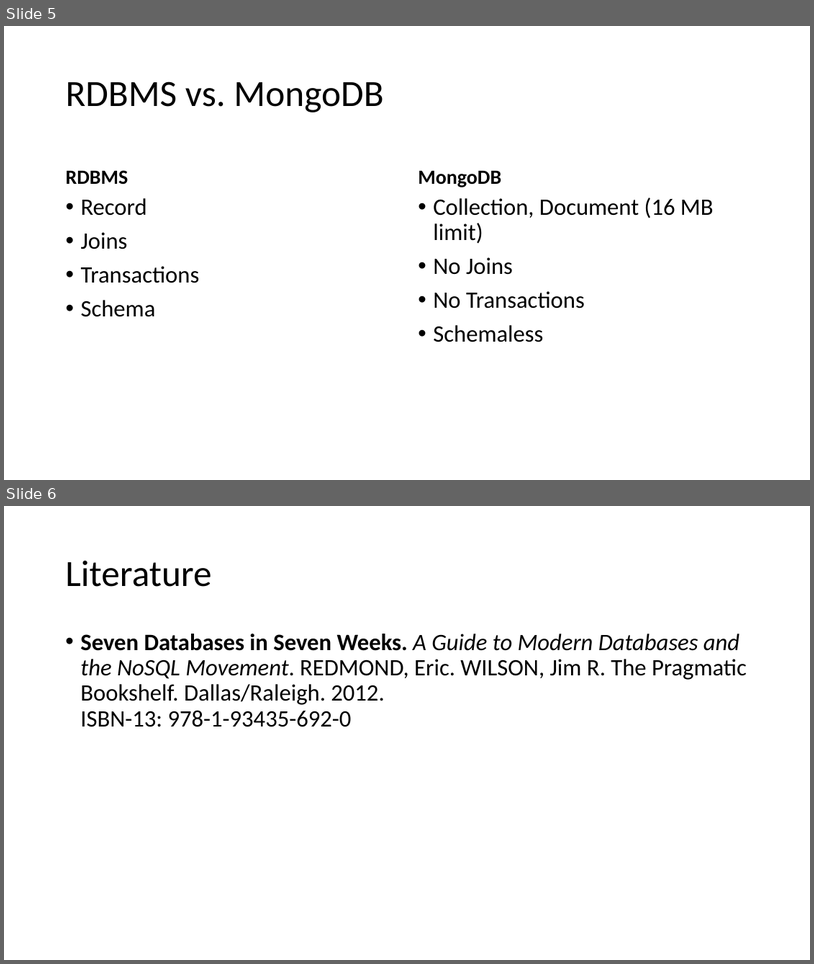
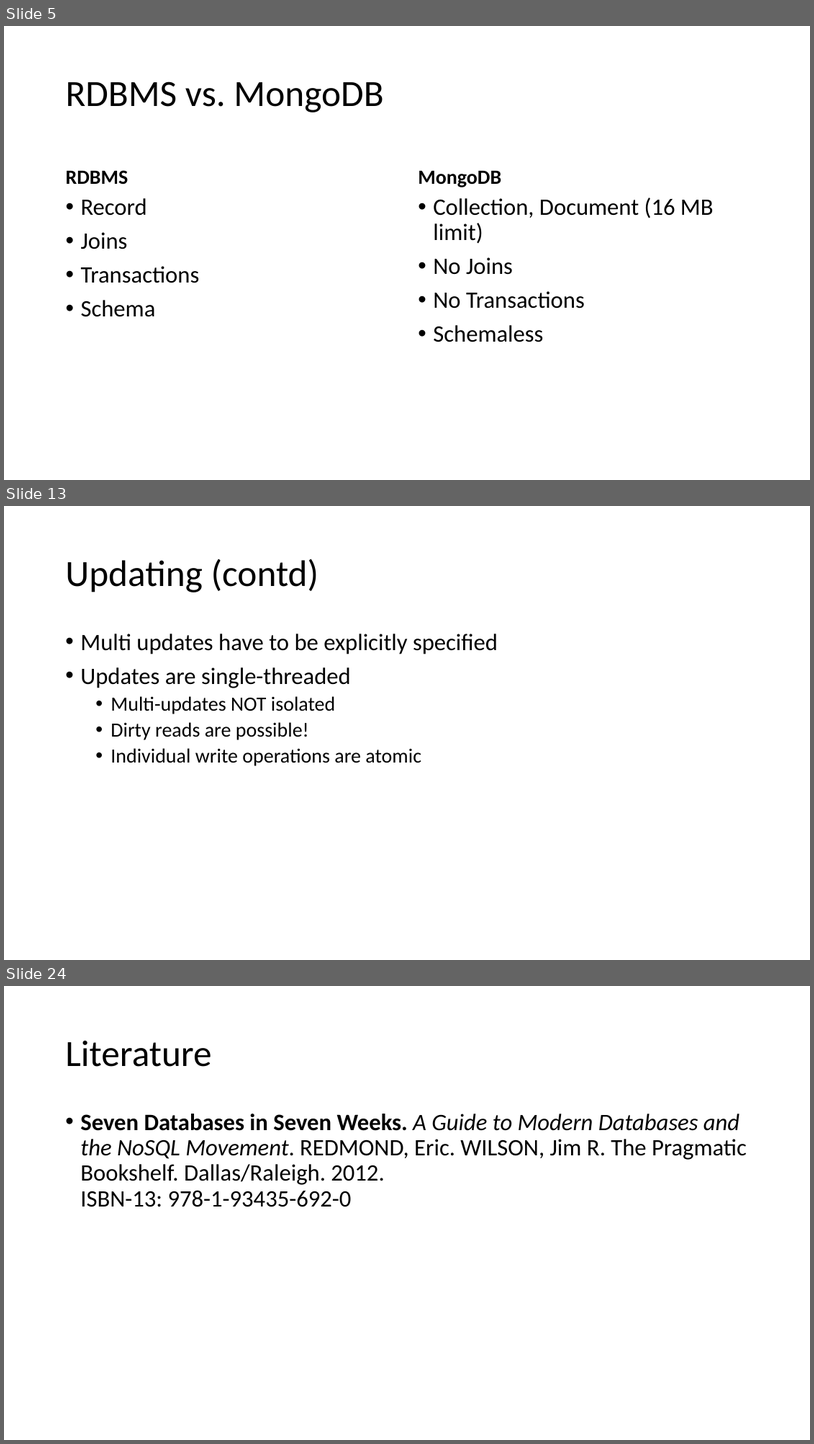
Before and after one commit to tiefenauer/m101j, a slide deck: m101j.pptx. Shown one above the other, each under a label of ours: slides 5 and 6 before the commit, slides 5, 13 and 24 after it; the slides between them are not shown. The pictures are 814x964 and 814x1444 pixels, drawn with LibreOffice and Linux fonts; fonts in the diff are those of the drawing. Boxes give left, top, right and bottom in pixels: in the first picture for what was removed or moved away, otherwise in the second. Text is boxed around its words. In the diff, an @@ line names an element or a change of style, - is before the commit and + after.

```diff
--- a/m101j.pptx
+++ b/m101j.pptx
@@ slide 13 added at box(4, 506, 810, 960), background #FFFFFF @@
@@ title added at box(65, 559, 319, 592), 44 pt, text #000000 @@
+Updating (contd)
@@ text added at box(80, 633, 498, 766), 24 pt, text #000000 @@
+• Multi updates have to be explicitly specified
+• Updates are single-threaded
+  • Multi-updates NOT isolated
+  • Dirty reads are possible!
+  • Individual write operations are atomic
@@ what was slide 6 is now slide 24 @@
```
Also in this commit, not shown: 17 other slides added.
